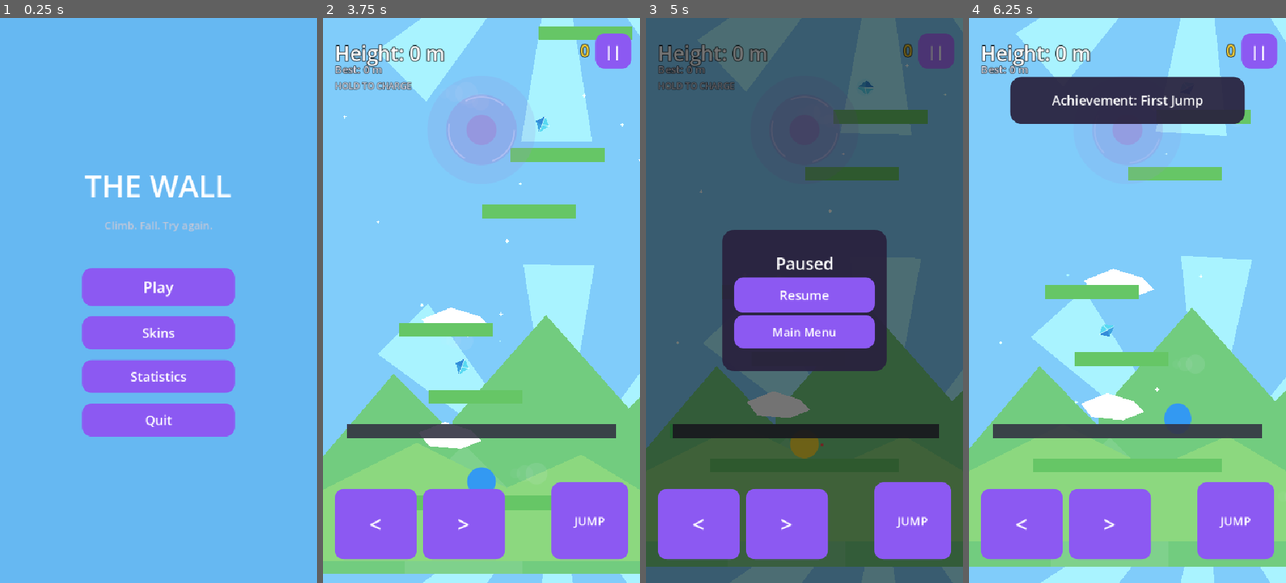
Above: before the commit, frames 1-4 (left to right).
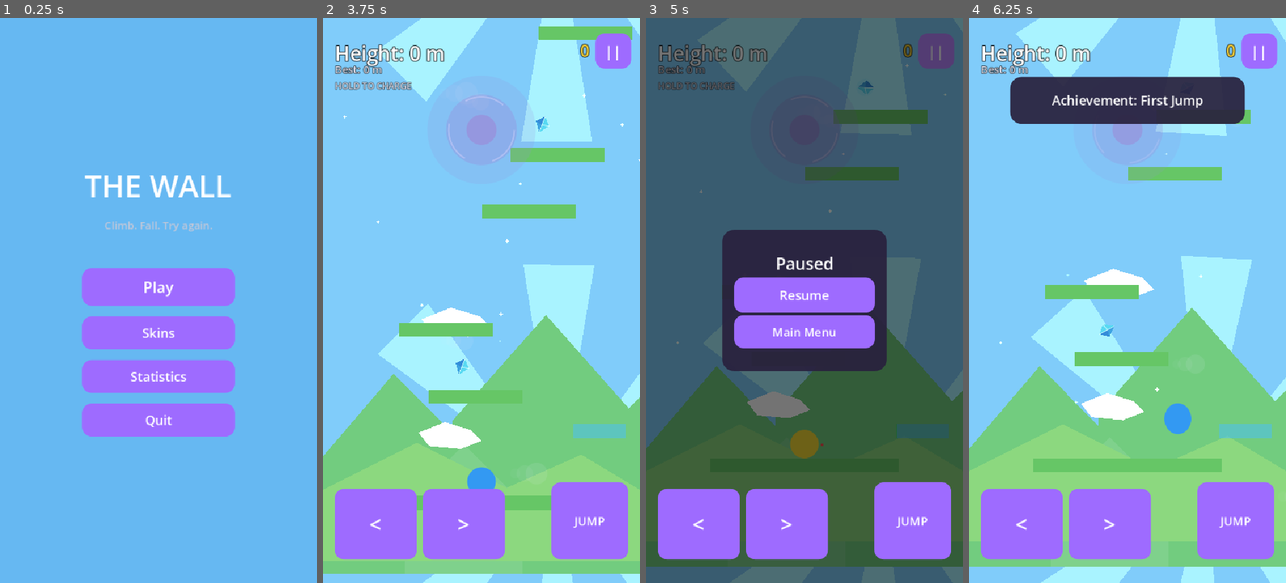
Above: after the commit, the same moments.

Repository: KEVIN-NGUYENDAD/TheWall
Game: Godot game, scene res://scenes/ui/MainMenu.tscn
Same seed, same stepped clock (60 frames per second), same inputs: the game is played once before the commit and once after it.
Inputs (mouse positions are in pixels of both pictures, inside the frame that each line leads up to):
- Up to frame 1 (0.25 s): no input
- Up to frame 2 (3.75 s): click "Skins" at 0.5 s; click "Back" at 1.25 s; click "Statistics" at 2 s; click "Back" at 2.75 s; click "Play" at 3.5 s
- Up to frame 3 (5 s): click "||" at 4.25 s
- Up to frame 4 (6.25 s): click "Resume" at 5 s; move the mouse to (1197, 272) at 5.77 s; hold D (move_right) from 5.78 s (still down); click (1197, 272) at 6.02 s

The runs differ from the first frame. In frame 2, 2.2% of the frame differs, in the area x 7-96%, y 71-75%; in frame 3, 2.2%; in frame 4, 2.2%.

Commit message:
Alpha release candidate

Diff:
--- a/scenes/ui/HUD.tscn
+++ b/scenes/ui/HUD.tscn
@@ -79,15 +79,15 @@
 text = "HOLD TO CHARGE"
 
 [node name="ChargeBarBG" type="ColorRect" parent="."]
-anchor_left = 0.0
+anchor_left = 1.0
 anchor_top = 1.0
 anchor_right = 1.0
 anchor_bottom = 1.0
-offset_left = 40.0
+offset_left = -114.0
 offset_top = -270.0
-offset_right = -40.0
+offset_right = -24.0
 offset_bottom = -246.0
-color = Color(0.2, 0.2, 0.26, 0.9)
+color = Color(0.3, 0.75, 0.95, 0.55)
 
 [node name="ChargeBarFill" type="ColorRect" parent="ChargeBarBG"]
 anchor_left = 0.0
--- a/scenes/ui/theme.tres
+++ b/scenes/ui/theme.tres
@@ -16,7 +16,7 @@
 content_margin_top = 8.0
 content_margin_right = 16.0
 content_margin_bottom = 8.0
-bg_color = Color(0.65, 0.45, 1.0, 1)
+bg_color = Color(0.72, 0.52, 1.0, 1)
 corner_radius_top_left = 16
 corner_radius_top_right = 16
 corner_radius_bottom_right = 16
@@ -27,7 +27,7 @@
 content_margin_top = 8.0
 content_margin_right = 16.0
 content_margin_bottom = 8.0
-bg_color = Color(0.55, 0.35, 0.95, 1)
+bg_color = Color(0.62, 0.42, 1.0, 1)
 corner_radius_top_left = 16
 corner_radius_top_right = 16
 corner_radius_bottom_right = 16
--- a/scripts/autoload/AudioManager.gd
+++ b/scripts/autoload/AudioManager.gd
@@ -5,6 +5,21 @@
 # play() silently does nothing. See audio/README.md for the expected manifest.
 
 const VOICE_COUNT: int = 4
+const PITCH_VARIANCE: float = 0.08
+
+# Extra gain and a slightly wider pitch wobble for the moments that should
+# feel the most fun/rewarding — makes them punch through and feel bouncy
+# rather than flat, once real assets are dropped in.
+const SFX_VOLUME_DB: Dictionary = {
+	"jump": 4.0,
+	"dash": 4.0,
+	"checkpoint": 6.0,
+	"memory": 5.0,
+	"white_bird": 4.0,
+	"chirp": 4.0,
+	"near_miss": 5.0,
+}
+const HYPE_PITCH_VARIANCE: float = 0.14
 
 const SFX_PATHS: Dictionary = {
 	"jump": "res://audio/sfx/jump.ogg",
@@ -47,4 +62,7 @@
 	var voice: AudioStreamPlayer = _voices[_next_voice]
 	_next_voice = (_next_voice + 1) % VOICE_COUNT
 	voice.stream = _cache[sfx_name]
+	voice.volume_db = SFX_VOLUME_DB.get(sfx_name, 0.0)
+	var variance: float = HYPE_PITCH_VARIANCE if SFX_VOLUME_DB.has(sfx_name) else PITCH_VARIANCE
+	voice.pitch_scale = 1.0 + randf_range(-variance, variance)
 	voice.play()
--- a/scripts/autoload/MusicManager.gd
+++ b/scripts/autoload/MusicManager.gd
@@ -10,8 +10,8 @@
 const FADE_RATE_DB: float = 24.0
 const SILENT_DB: float = -80.0
 
-const ZONE_BASE_DB: Array = [-7.0, -5.0, -8.0]
-const ZONE_PEAK_DB: Array = [-1.0, 1.0, -2.0]
+const ZONE_BASE_DB: Array = [-5.0, -3.0, -6.0]
+const ZONE_PEAK_DB: Array = [0.0, 2.0, -0.5]
 
 const ZONE_TRACK_PATHS: Array = [
 	"res://audio/music/ruins_theme.ogg",
